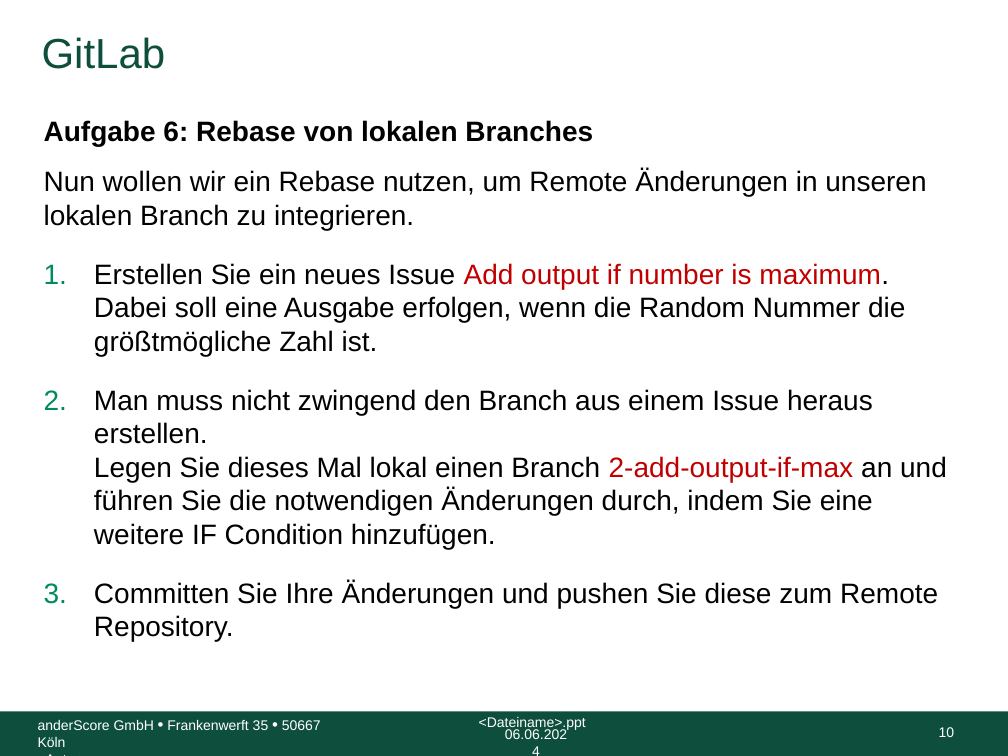
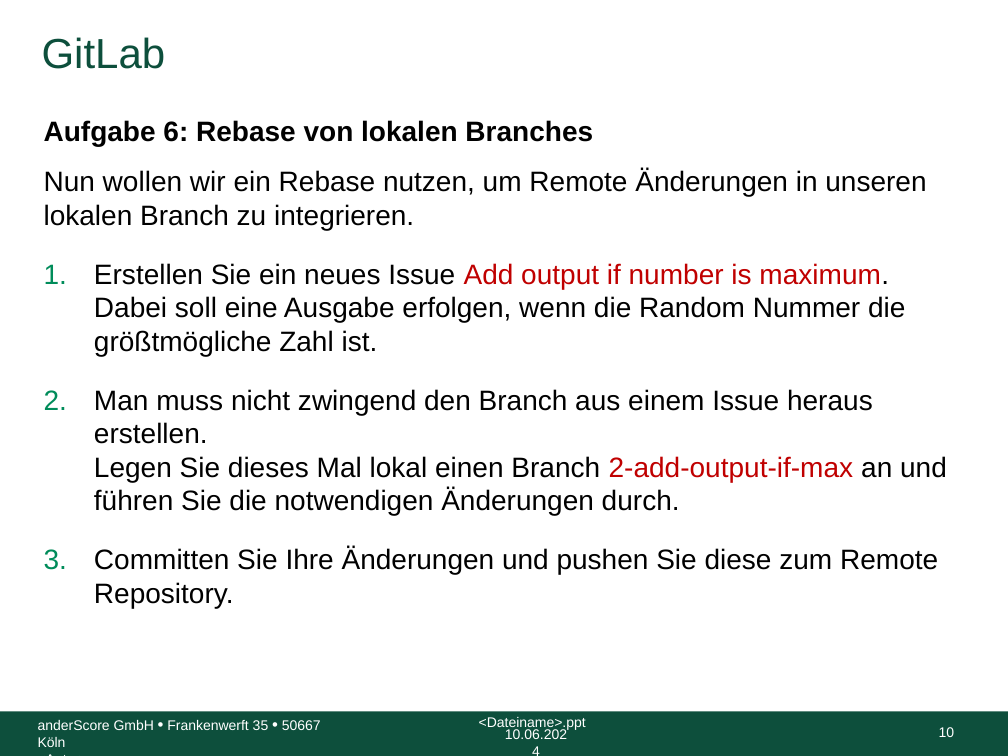
Before and after one commit to anderscore-gmbh/gitlab, a slide deck: slide 10 of slides/Tag-1_5-GitLab-Uebung.pptx. Drawn at 1008x756 pixels with LibreOffice and Linux fonts; fonts in the diff are those of the drawing; background and template pictures are left out. Boxes give left, top, right and bottom in pixels: in the first picture for what was removed or moved away, otherwise in the second. Text is boxed around its words. In the diff, an @@ line names an element or a change of style, - is before the commit and + after.

```diff
--- a/slides/Tag-1_5-GitLab-Uebung.pptx
+++ b/slides/Tag-1_5-GitLab-Uebung.pptx
@@ text at box(94, 389, 947, 516): text changed @@
-2. Man muss nicht zwingend den Branch aus einem Issue heraus erstellen.
-   Legen Sie dieses Mal lokal einen Branch 2-add-output-if-max an und führen Sie die notwendigen Änderungen durch, indem Sie eine weitere IF Condition hinzufügen.
+2. Man muss nicht zwingend den Branch aus einem Issue heraus erstellen.
+   Legen Sie dieses Mal lokal einen Branch 2-add-output-if-max an und führen Sie die notwendigen Änderungen durch.
@@ text at box(505, 729, 567, 739): text changed @@
-06.06.2024
+10.06.2024
```
Also in this commit, not shown: 14 other slides changed.
